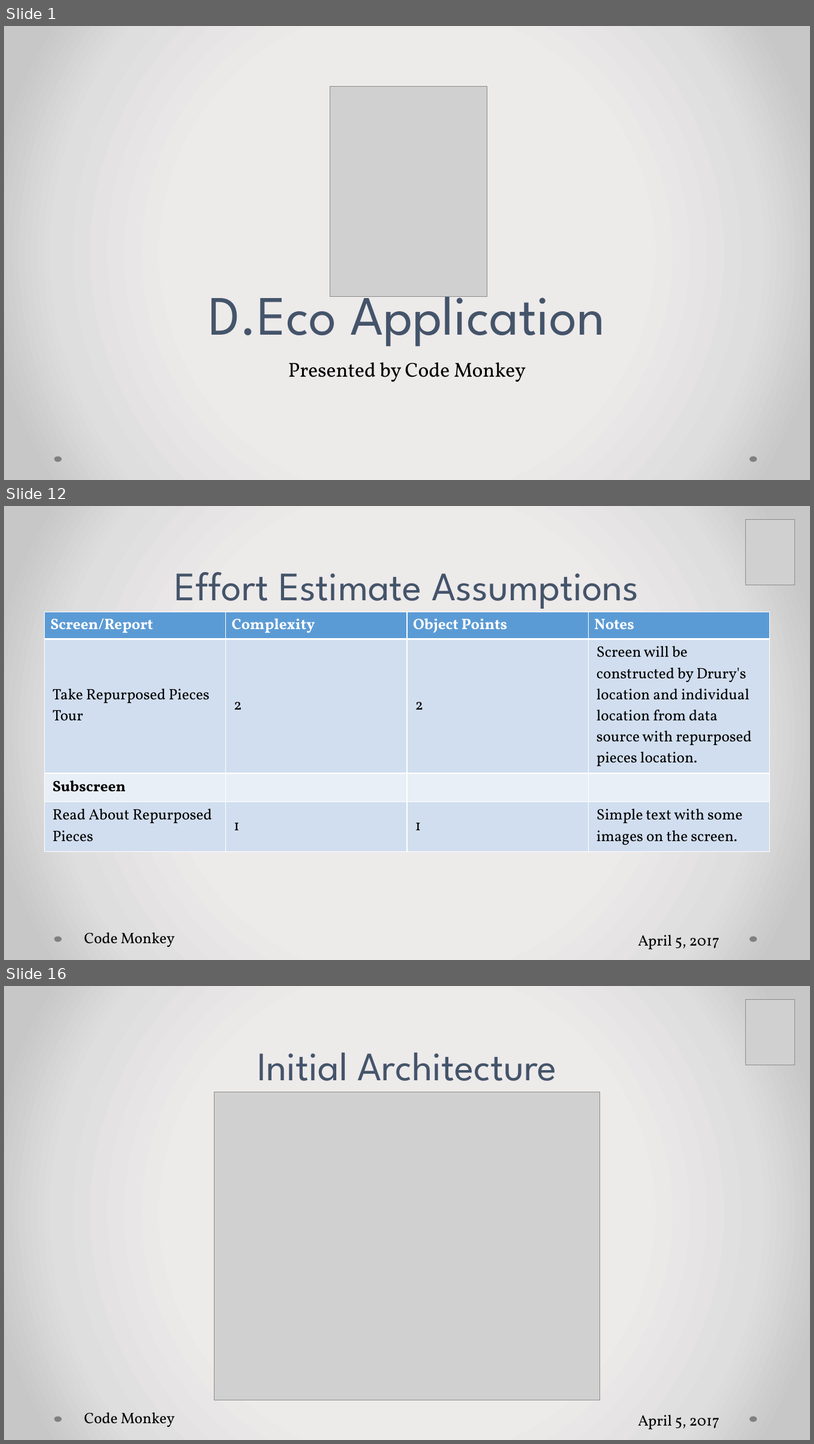
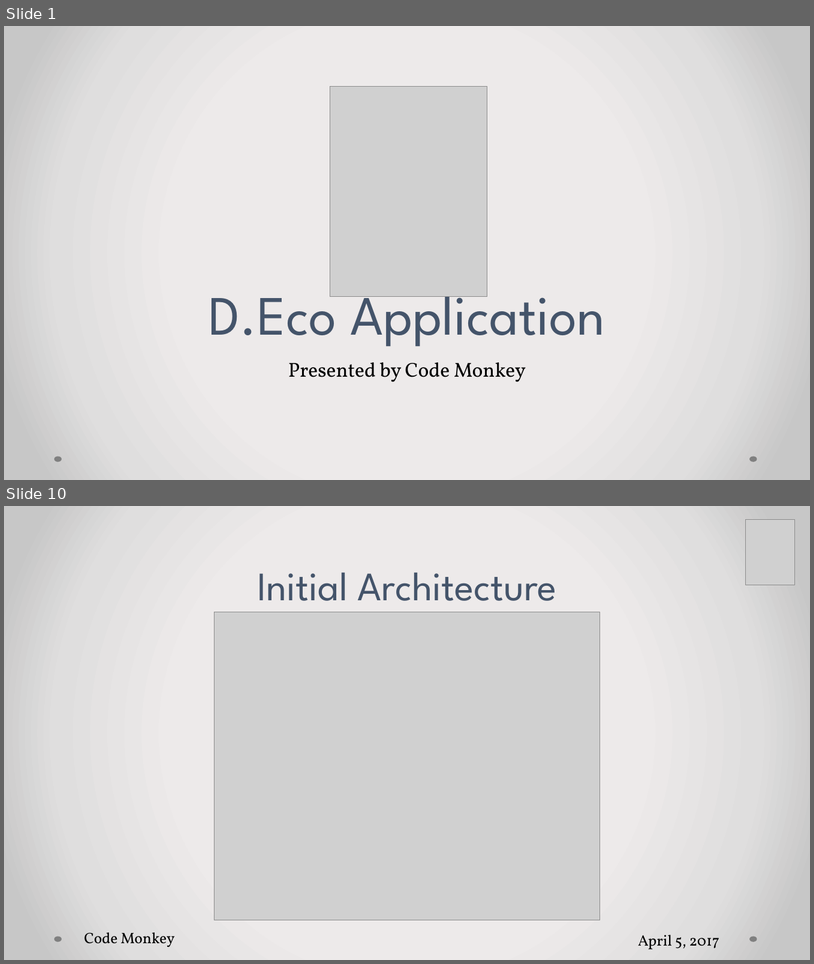
Before and after one commit to falsabhan/D.Eco, a slide deck: Presentation1.pptx. Shown one above the other, each under a label of ours: slides 1, 12 and 16 before the commit, slides 1 and 10 after it; the slides between them are not shown. The pictures are 814x1444 and 814x964 pixels, drawn with LibreOffice and Linux fonts; fonts in the diff are those of the drawing; grey boxes stand for pictures. Boxes give left, top, right and bottom in pixels: in the first picture for what was removed or moved away, otherwise in the second. Text is boxed around its words. In the diff, an @@ line names an element or a change of style, - is before the commit and + after.

```diff
--- a/Presentation1.pptx
+++ b/Presentation1.pptx
@@ slide 12 removed at bbox=[4, 506, 810, 960], background gradient #EDEBEB to #E0DEDE to #C9C7C7; not listed: 2 template elements that a slide beside it also shows @@
@@ picture removed at bbox=[746, 520, 795, 585] @@
@@ title removed at bbox=[175, 572, 639, 609] @@
-Effort Estimate Assumptions
@@ table removed at bbox=[45, 612, 770, 847], 4 rows, 4 columns @@
-Screen/Report | Complexity | Object Points | Notes
-Take Repurposed Pieces Tour | 2 | 2 | Screen will be constructed by Drury's location and individual location from data source with repurposed pieces location.
-Subscreen |  |  | 
-Read About Repurposed Pieces | 1 | 1 | Simple text with some images on the screen.
@@ text removed at bbox=[84, 932, 175, 947] @@
-Code Monkey
@@ text removed at bbox=[638, 934, 720, 949] @@
-April 5, 2017
@@ what was slide 16 is now slide 10 @@
```
Also in this commit, not shown: 8 slides changed, 5 other slides removed, 1 other file.
